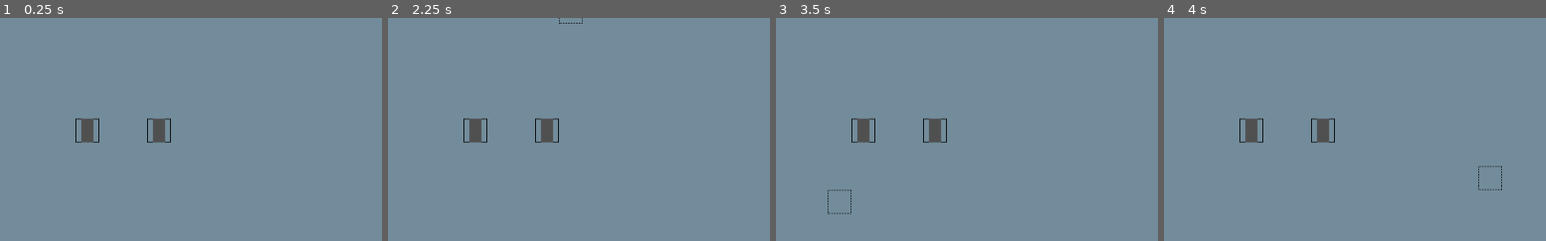
Above: before the commit, frames 1-4 (left to right).
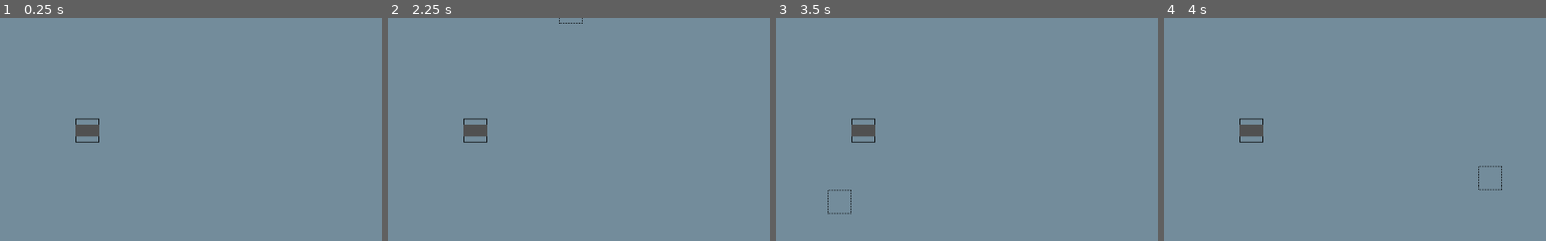
Above: after the commit, the same moments.

Repository: VitorDiasBode/GodotDemos
Game: Godot game, scene res://Demo.tscn
The game is run twice, just before and just after one commit, with the same random seed, the same clock (stepped at 60 frames per second) and the same inputs.
Inputs (mouse positions are % of the whole screen's width and height, from its top left):
- Up to frame 1 (0.25 s): no input
- Up to frame 2 (2.25 s): tap Enter (ui_accept) at 0.5, 0.77, 1.25, 1.52, 2 s; move the mouse to (72, 45) at 0.52 s; click (72, 45) at 0.67 s; move the mouse to (30, 55) at 1.27 s; click (30, 55) at 1.42 s; move the mouse to (60, 28) at 2.02 s; click (60, 28) at 2.17 s
- Up to frame 3 (3.5 s): tap Enter (ui_accept) at 2.75, 3.02 s; move the mouse to (45, 70) at 2.77 s; click (45, 70) at 2.92 s
- Up to frame 4 (4 s): tap Enter (ui_accept) at 3.5, 3.77 s; move the mouse to (80, 65) at 3.52 s; click (80, 65) at 3.67 s
The pictures show only the part of the screen within x 37-87%, y 31-81%; the shares and areas given below are measured in that part.

The runs differ from the first frame. In frame 1, 0.8% of the frame differs, in the area x 19-45%, y 44-56%; in frame 2, 0.8%; in frame 3, 0.8%; in frame 4, 0.8%.
Error before the commit: Invalid get index 'initial_type' (on base: 'null instance'). (res://Pipe/Pipe.gd:17)

Commit message:
refactor - adicionei o PipeType simple_h_left e corrigi os assets de Pipe Curve

Diff:
--- a/Demo.tscn
+++ b/Demo.tscn
@@ -11,11 +11,6 @@
 
 [node name="Pipe" parent="." instance=ExtResource( 4 )]
 position = Vector2( 480, 320 )
-current_pipe_type = NodePath("PipeTypes/simple_v")
-
-[node name="Pipe2" parent="." instance=ExtResource( 4 )]
-position = Vector2( 576, 320 )
-current_pipe_type = NodePath("PipeTypes/simple_h")
+current_pipe_type = NodePath("PipeTypes/simple_h_left")
 
 [editable path="Pipe"]
-[editable path="Pipe2"]
--- a/Pipe/Pipe.gd
+++ b/Pipe/Pipe.gd
@@ -14,12 +14,9 @@
 
 func set_pipe(new_pipe_type:String):
 	if new_pipe_type == "":
-		new_pipe_type = get_node(current_pipe_type).initial_type
+		new_pipe_type = get_node(current_pipe_type).pipe_sprite
 
 	$AnimatedSprite.animation = new_pipe_type
-#	Debug.d_print("current pipe type: "+current_pipe_type)
-#	Debug.d_print("current animation: "+$AnimatedSprite.animation)
-#	Debug.d_print("----------------")
 
 func set_pipe_type():
 	current_pipe_type = "PipeTypes/"+$AnimatedSprite.animation
--- a/Pipe/Pipe.tscn
+++ b/Pipe/Pipe.tscn
@@ -1,13 +1,13 @@
 [gd_scene load_steps=16 format=2]
 
-[ext_resource path="res://PipeAssets/RightCurve.png" type="Texture" id=1]
+[ext_resource path="res://PipeAssets/curve_up.png" type="Texture" id=1]
 [ext_resource path="res://PipeAssets/Cross.png" type="Texture" id=2]
-[ext_resource path="res://PipeAssets/DownCurve.png" type="Texture" id=3]
-[ext_resource path="res://PipeAssets/LeftCurve.png" type="Texture" id=4]
+[ext_resource path="res://PipeAssets/curve_right.png" type="Texture" id=3]
+[ext_resource path="res://PipeAssets/curve_left.png" type="Texture" id=4]
 [ext_resource path="res://Pipe/Pipe.gd" type="Script" id=5]
 [ext_resource path="res://PipeAssets/SimpleV.png" type="Texture" id=6]
 [ext_resource path="res://PipeAssets/SimpleH.png" type="Texture" id=7]
-[ext_resource path="res://PipeAssets/UpCurve.png" type="Texture" id=8]
+[ext_resource path="res://PipeAssets/curve_down.png" type="Texture" id=8]
 [ext_resource path="res://PipeAssets/TCrossRight.png" type="Texture" id=9]
 [ext_resource path="res://PipeAssets/TCrossLeft.png" type="Texture" id=10]
 [ext_resource path="res://PipeAssets/TCrossUp.png" type="Texture" id=11]
@@ -24,7 +24,7 @@
 "name": "cross",
 "speed": 5.0
 }, {
-"frames": [ ExtResource( 3 ) ],
+"frames": [ ExtResource( 8 ) ],
 "loop": true,
 "name": "curve_down",
 "speed": 5.0
@@ -34,12 +34,12 @@
 "name": "curve_left",
 "speed": 5.0
 }, {
-"frames": [ ExtResource( 1 ) ],
+"frames": [ ExtResource( 3 ) ],
 "loop": true,
 "name": "curve_right",
 "speed": 5.0
 }, {
-"frames": [ ExtResource( 8 ) ],
+"frames": [ ExtResource( 1 ) ],
 "loop": true,
 "name": "curve_up",
 "speed": 5.0
@@ -101,6 +101,12 @@
 [node name="simple_h_left" type="Node2D" parent="PipeTypes"]
 script = ExtResource( 13 )
 pipe_sprite = "simple_h"
+connections = {
+"down": [ "curve_down", "simple_v" ],
+"left": [ "simple_h", "simple_h" ],
+"right": [ "simple_h", "simple_h" ],
+"up": [ "curve_right", "simple_v" ]
+}
 
 [node name="simple_h_right" type="Node2D" parent="PipeTypes"]
 script = ExtResource( 13 )
--- a/PipeCreator/PipeCreator.tscn
+++ b/PipeCreator/PipeCreator.tscn
@@ -37,11 +37,11 @@
 texture = ExtResource( 2 )
 centered = false
 
-[connection signal="area_entered" from="AreaD" to="." method="_on_Area2D_area_entered" binds= [ "down" ]]
+[connection signal="area_entered" from="AreaD" to="." method="_on_Area2D_area_entered" binds= [ "up" ]]
 [connection signal="area_exited" from="AreaD" to="." method="_on_Area2D_area_exited"]
-[connection signal="area_entered" from="AreaL" to="." method="_on_Area2D_area_entered" binds= [ "left" ]]
+[connection signal="area_entered" from="AreaL" to="." method="_on_Area2D_area_entered" binds= [ "right" ]]
 [connection signal="area_exited" from="AreaL" to="." method="_on_Area2D_area_exited"]
-[connection signal="area_entered" from="AreaU" to="." method="_on_Area2D_area_entered" binds= [ "up" ]]
+[connection signal="area_entered" from="AreaU" to="." method="_on_Area2D_area_entered" binds= [ "down" ]]
 [connection signal="area_exited" from="AreaU" to="." method="_on_Area2D_area_exited"]
-[connection signal="area_entered" from="AreaR" to="." method="_on_Area2D_area_entered" binds= [ "right" ]]
+[connection signal="area_entered" from="AreaR" to="." method="_on_Area2D_area_entered" binds= [ "left" ]]
 [connection signal="area_exited" from="AreaR" to="." method="_on_Area2D_area_exited"]
Binary file removed: PipeAssets/LeftCurve.png
Binary file removed: PipeAssets/UpCurve.png
Renamed: PipeAssets/DownCurve.png -> PipeAssets/curve_down.png
Not shown, added: PipeAssets/curve_down.png.import
Binary file added: PipeAssets/curve_left.png
Not shown, added: PipeAssets/curve_left.png.import
Renamed: PipeAssets/RightCurve.png -> PipeAssets/curve_right.png
Not shown, added: PipeAssets/curve_right.png.import
Binary file added: PipeAssets/curve_up.png
Not shown, added: PipeAssets/curve_up.png.import
